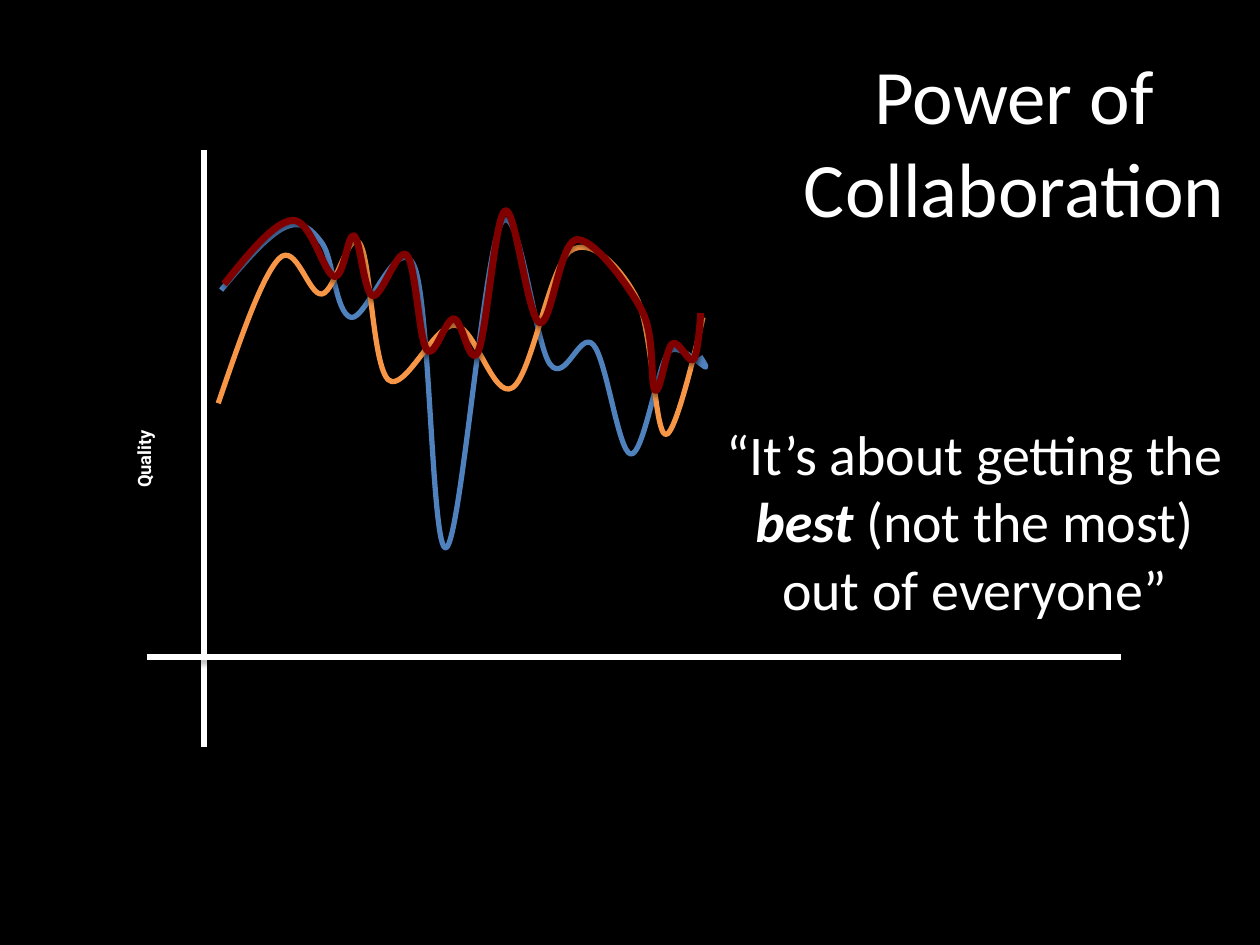
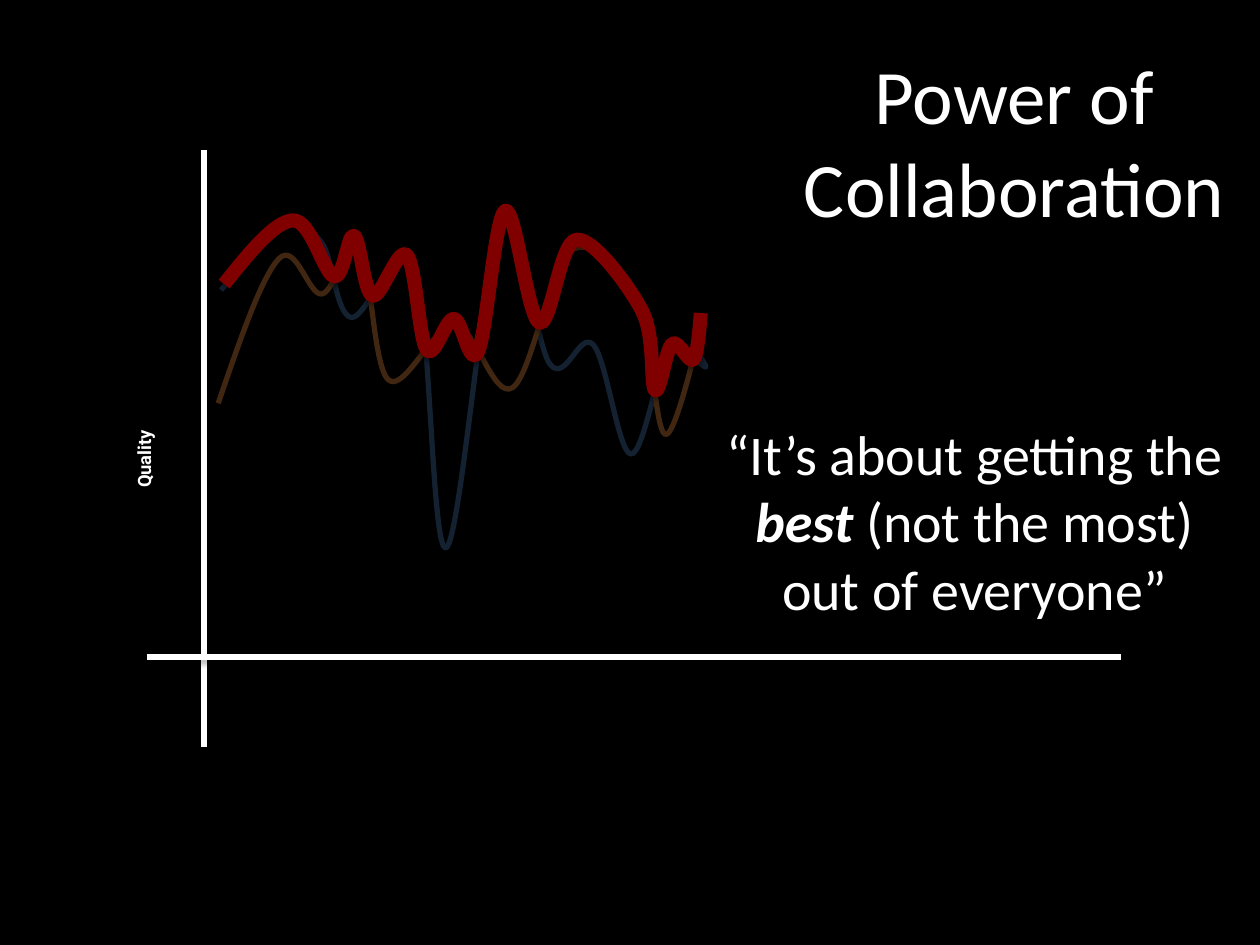
Before and after one commit to isidore/darkFunction-Editor, a slide deck: slide 9 of Courseware/ExploratoryAndUnitTesting.pptx. Drawn at 1260x945 pixels with LibreOffice and Linux fonts; fonts in the diff are those of the drawing. Boxes give left, top, right and bottom in pixels: in the first picture for what was removed or moved away, otherwise in the second. Text is boxed around its words. In the diff, an @@ line names an element or a change of style, - is before the commit and + after.

Commit message:
slides

```diff
--- a/Courseware/ExploratoryAndUnitTesting.pptx
+++ b/Courseware/ExploratoryAndUnitTesting.pptx
@@ rectangle added at (212, 193, 716, 598), fill #000000 at 65% opacity, outline #000000 0.75 pt @@
@@ freeform shape at (224, 210, 701, 391): outline #800000 4 pt to #800000 8 pt @@
```
Also in this commit, not shown: 2 slides added, 1 slide removed.
